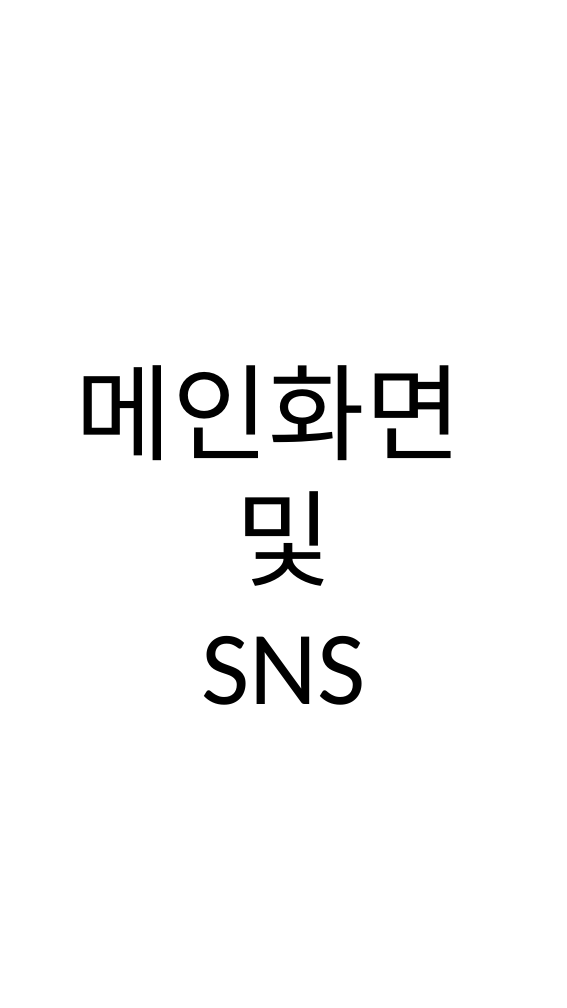
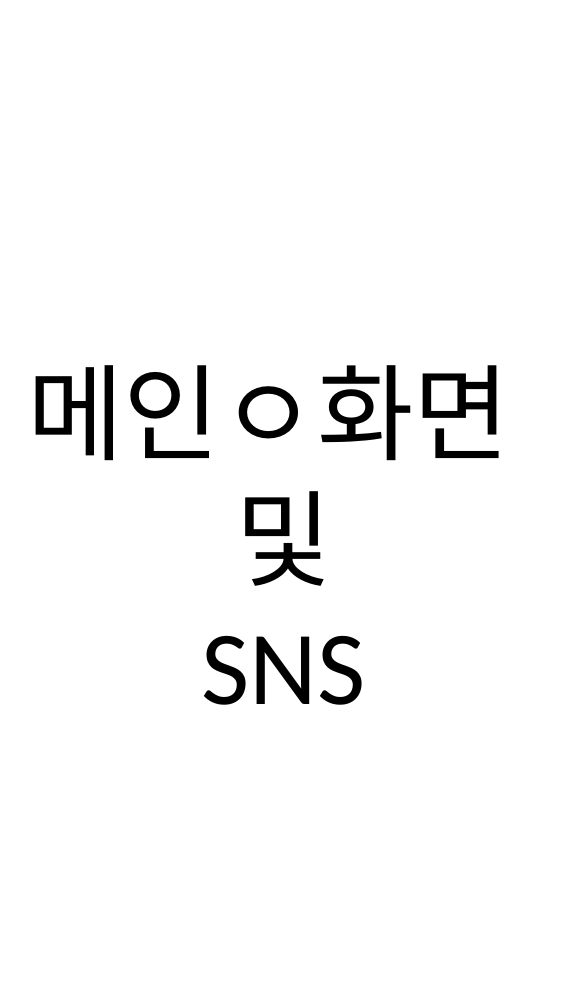
Before and after one commit to wonik-kim/Project_Bustagram, a slide deck: slide 1 of 기획서/버스타그램_화면설계서.pptx. Drawn at 567x1008 pixels with LibreOffice and Linux fonts; fonts in the diff are those of the drawing. Boxes give left, top, right and bottom in pixels: in the first picture for what was removed or moved away, otherwise in the second. Text is boxed around its words. In the diff, an @@ line names an element or a change of style, - is before the commit and + after.

Commit message:
브랜치 테스트

```diff
--- a/기획서/버스타그램_화면설계서.pptx
+++ b/기획서/버스타그램_화면설계서.pptx
@@ text at box(27, 365, 510, 461): text changed @@
-메인화면
+메인ㅇ화면
```
